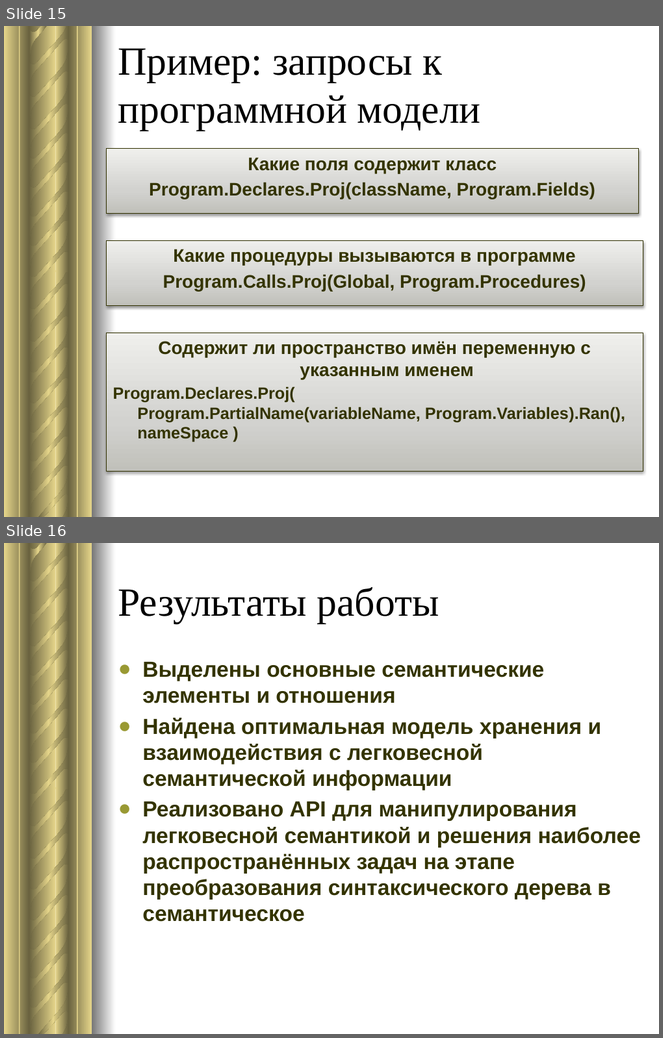
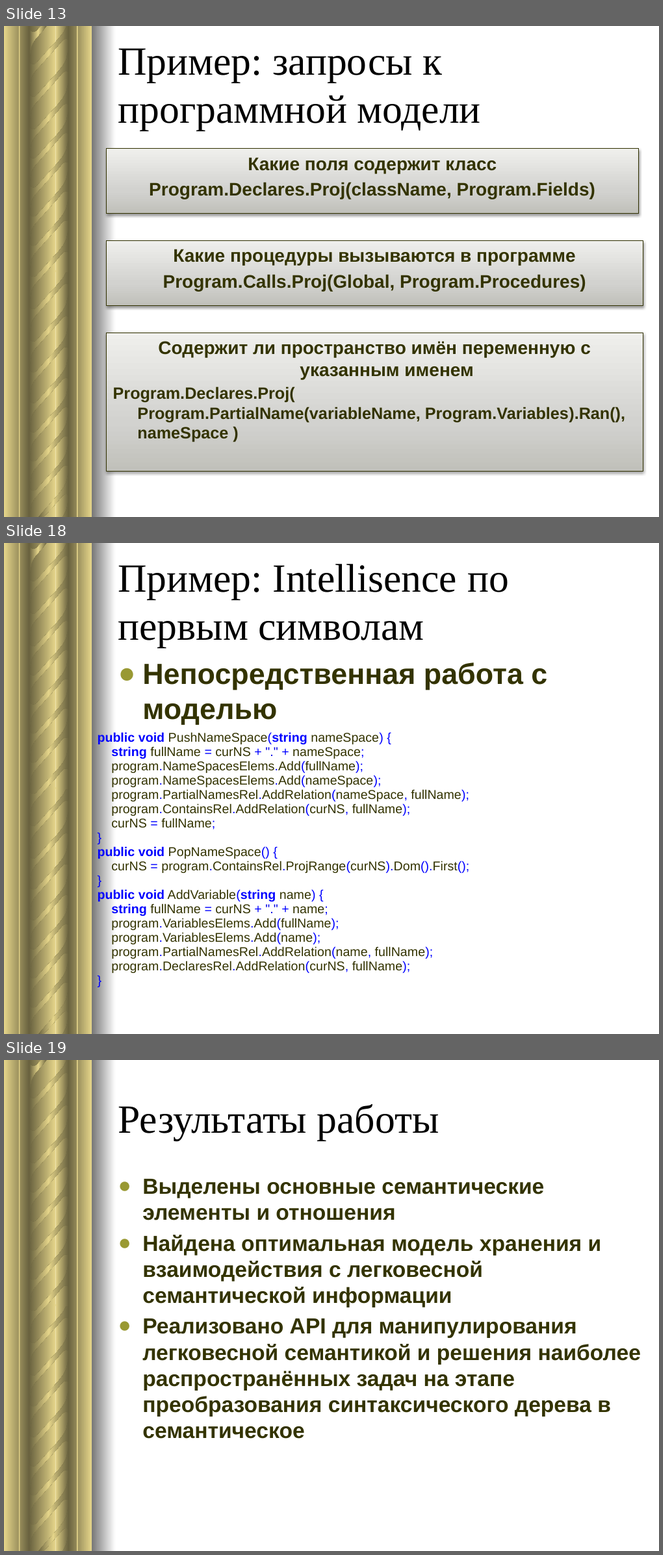
Before and after one commit to voloshinbogdan/LightSemantic, a slide deck: Presentation/НАКОПЛЕНИЕ ЛЕГКОВЕСНОЙ СЕМАНТИЧЕСКОЙ ИНФОРМАЦИИ ПО СИНТАКСИЧЕСКОМУ ДЕРЕВУ.pptx. Shown one above the other, each under a label of ours: slides 15 and 16 before the commit, slides 13, 18 and 19 after it; the slides between them are not shown. The pictures are 663x1038 and 663x1555 pixels, drawn with LibreOffice and Linux fonts; fonts in the diff are those of the drawing. Boxes give left, top, right and bottom in pixels: in the first picture for what was removed or moved away, otherwise in the second. Text is boxed around its words. In the diff, an @@ line names an element or a change of style, - is before the commit and + after.

```diff
--- a/Presentation/НАКОПЛЕНИЕ ЛЕГКОВЕСНОЙ СЕМАНТИЧЕСКОЙ ИНФОРМАЦИИ ПО СИНТАКСИЧЕСКОМУ ДЕРЕВУ.pptx
+++ b/Presentation/НАКОПЛЕНИЕ ЛЕГКОВЕСНОЙ СЕМАНТИЧЕСКОЙ ИНФОРМАЦИИ ПО СИНТАКСИЧЕСКОМУ ДЕРЕВУ.pptx
@@ slide 18 added at [4, 543, 659, 1034], background #FFFFFF; not listed: 29 template elements that a slide beside it also shows @@
@@ title added at [118, 564, 509, 648], 44 pt, text #000000 @@
+Пример: Intellisence по первым символам
@@ text added at [142, 663, 547, 725], 32 pt, text #333300, bold @@
+● Непосредственная работа с моделью
@@ table added at [91, 727, 597, 1009], 1 rows, 1 columns @@
+public void PushNameSpace(string nameSpace) { / string fullName = curNS + "." + nameSpace; / program.NameSpacesElems.Add(fullName); / program.NameSpacesElems.Add(nameSpace); / program.PartialNamesRel.AddRelation(nameSpace, fullName); / program.ContainsRel.AddRelation(curNS, fullName); / curNS = fullName; / } / public void PopNameSpace() { / curNS = program.ContainsRel.ProjRange(curNS).Dom().First(); / } / public void AddVariable(string name) { / string fullName = curNS + "." + name; / program.VariablesElems.Add(fullName); / program.VariablesElems.Add(name); / program.PartialNamesRel.AddRelation(name, fullName); / program.DeclaresRel.AddRelation(curNS, fullName); / }
@@ what was slide 15 is now slide 13 @@
@@ what was slide 16 is now slide 19 @@
```
Also in this commit, not shown: 5 slides changed, 2 other slides added, 2 other files.
